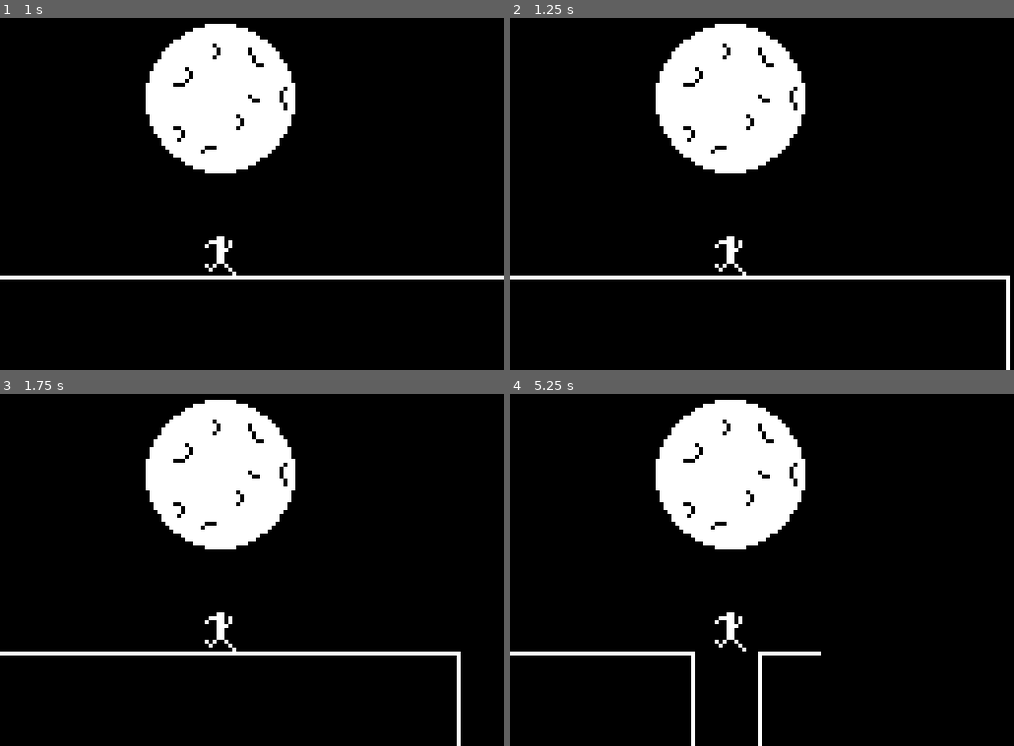
Above: before the commit, frames 1-4 (two rows, left to right).
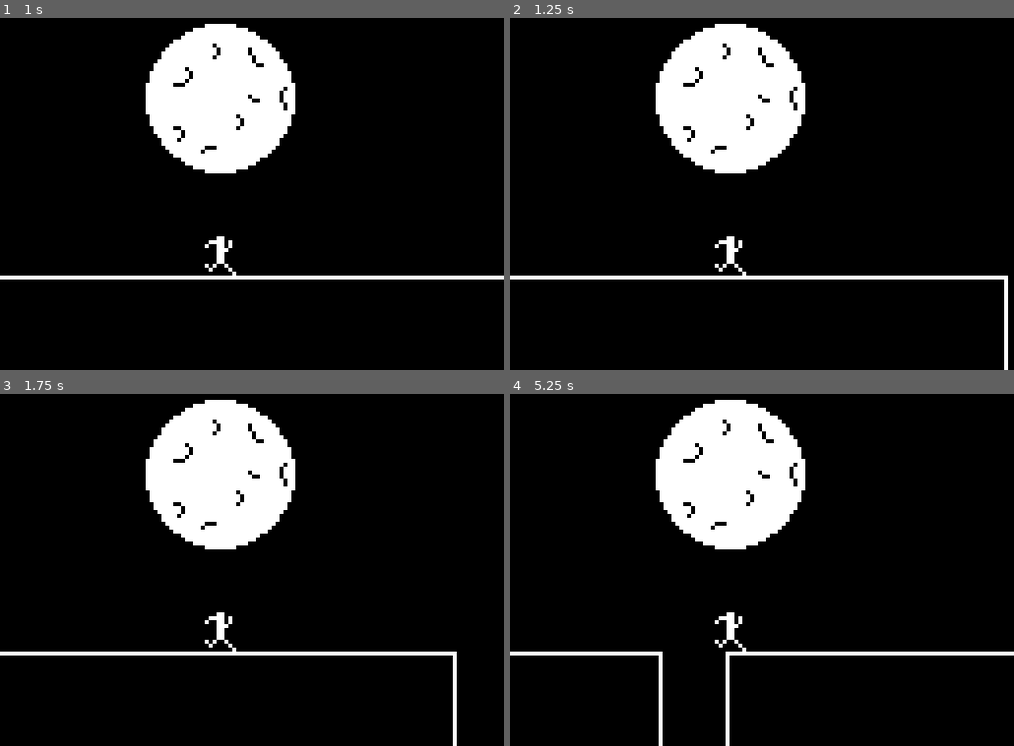
Above: after the commit, the same moments.

Repository: skarnl/godot--gwj48
Game: Godot game, scene res://screens/splash.tscn
Two runs of this game, one before a commit and one after it. Both use one fixed random seed, a clock stepped at 60 frames per second and the inputs below.
Inputs:
- Up to frame 1 (1 s): tap Enter (ui_accept) at 0.5, 0.77 s; hold Right (ui_right) from 0.53 s (still down)
- Up to frame 2 (1.25 s): keep holding Right (ui_right)
- Up to frame 3 (1.75 s): release Right (ui_right) at 1.28 s; hold Down (ui_down) from 1.28 s (still down); tap Enter (ui_accept) at 1.52 s
- Up to frame 4 (5.25 s): release Down (ui_down) at 2.03 s; hold Right (ui_right) 2.03-2.78 s; hold Up (ui_up) 2.78-3.53 s; tap Enter (ui_accept) at 3.02, 3.77, 4.52 s; hold Left (ui_left) 3.53-5.03 s; hold Down (ui_down) from 5.03 s (still down)

Frame 1 is identical in both runs. In frame 2, 0.2% of the frame differs, in the area x 98-100%, y 73-100%; in frame 3, 0.4%; in frame 4, 1.4%, in the area x 29-100%, y 73-100%.

Commit message:
Working floor generation cycle

Diff:
--- a/entities/floor.gd
+++ b/entities/floor.gd
@@ -1,11 +1,75 @@
 extends Node2D
 
-export var speed := 20
+var TilePrefab = preload("res://entities/tile.tscn")
 
-onready var tile_manager = $TileManager;
+var TILE_WIDTH := 16
+var TILE_HEIGHT := 40
+var SCREEN_WIDTH_IN_TILES := 8
 
-var TILE_WIDTH := 160;
-var START_X_POS := 80;
+export var speed := 20.0
+export var increase_rate := 1.0
+
+var current_tile_index := 0
+
+var tileConfig = {
+
+}
+
+onready var tile_container = $TileContainer
+
+
+# Called when the node enters the scene tree for the first time.
+func _ready() -> void:
+	_initial_generation()
+
+	set_process(false)
+
+
+func start() -> void:
+	set_process(true)
+
 
 func _process(delta: float) -> void:
-	tile_manager.position.x -= delta * speed;
+	position.x -= delta * speed
+
+	speed += increase_rate / 100.0
+
+	print (speed)
+
+
+func _initial_generation() -> void:
+	for _i in range(SCREEN_WIDTH_IN_TILES * 2):
+		generate_next()
+
+
+# Generate the next part
+func generate_next() -> void:
+	var next_tile_index = _determine_tile_index()
+
+	var t = TilePrefab.instance()
+	t.set_frame(next_tile_index) if next_tile_index != -1 else null
+	t.position.x = current_tile_index * TILE_WIDTH
+	t.connect("tile_removed", self, "_on_tile_removed")
+
+	tile_container.add_child(t)
+
+	# hide the gap-tile
+	t.visible = next_tile_index != -1
+	# TODO mark as "gap", for the height?
+
+	current_tile_index += 1
+
+func _on_tile_removed() -> void:
+	print("tile removed, add new one")
+	generate_next()
+
+
+func _determine_tile_index() -> int:
+	var TEMP_fixed_tile_order = [
+		0, 0, 0, 0, 0, 0, 0, 0, 0, 1, -1, 2, 0, 0
+	]
+
+	print ("new index = " + str(current_tile_index % TEMP_fixed_tile_order.size()))
+
+	# TODO eventually make this a random selection based on the current_tile_index
+	return TEMP_fixed_tile_order[current_tile_index % TEMP_fixed_tile_order.size()]
--- a/entities/floor.tscn
+++ b/entities/floor.tscn
@@ -1,12 +1,8 @@
-[gd_scene load_steps=3 format=2]
+[gd_scene load_steps=2 format=2]
 
-[ext_resource path="res://entities/tile_manager.gd" type="Script" id=1]
 [ext_resource path="res://entities/floor.gd" type="Script" id=2]
 
 [node name="Floor" type="Node2D"]
 script = ExtResource( 2 )
 
-[node name="TileManager" type="Node2D" parent="."]
-script = ExtResource( 1 )
-
-[node name="TileContainer" type="Node2D" parent="TileManager"]
+[node name="TileContainer" type="Node2D" parent="."]
--- a/entities/tile.gd
+++ b/entities/tile.gd
@@ -1 +1,15 @@
 extends Sprite
+
+signal tile_removed
+
+onready var visibility_node = $VisibilityNotifier2D
+
+func _ready() -> void:
+	visibility_node.connect("screen_exited", self, "_on_screen_exited")
+	visibility_node.connect("viewport_exited", self, "_on_screen_exited")
+
+
+func _on_screen_exited() -> void:
+	queue_free()
+
+	emit_signal("tile_removed")
--- a/entities/tile.tscn
+++ b/entities/tile.tscn
@@ -1,8 +1,14 @@
-[gd_scene load_steps=2 format=2]
+[gd_scene load_steps=3 format=2]
 
 [ext_resource path="res://assets/images/source/floor-assets.png" type="Texture" id=1]
+[ext_resource path="res://entities/tile.gd" type="Script" id=2]
 
 [node name="Tile" type="Sprite"]
 position = Vector2( 8, 0 )
 texture = ExtResource( 1 )
 hframes = 10
+script = ExtResource( 2 )
+
+[node name="VisibilityNotifier2D" type="VisibilityNotifier2D" parent="."]
+position = Vector2( -3, 0 )
+scale = Vector2( 0.5, 1 )
--- a/entities/tile_manager.gd
+++ /dev/null
@@ -1,51 +0,0 @@
-extends Node2D
-
-var TilePrefab = preload("res://entities/tile.tscn")
-
-var TILE_WIDTH := 16
-var TILE_HEIGHT := 40
-var SCREEN_WIDTH_IN_TILES := 8
-
-var current_tile_index := 0
-
-var tileConfig = {
-
-}
-
-onready var tile_container = $TileContainer
-
-
-# Called when the node enters the scene tree for the first time.
-func _ready() -> void:
-	_initial_generation()
-
-
-func _initial_generation() -> void:
-	for i in range(SCREEN_WIDTH_IN_TILES + 4):
-		generate_next()
-
-
-# Generate the next part
-func generate_next() -> void:
-	var next_tile_index = _determine_tile_index()
-
-	var t = TilePrefab.instance()
-	t.set_frame(next_tile_index)
-	t.position.x = tile_container.get_child_count() * TILE_WIDTH
-
-	tile_container.add_child(t)
-
-	# hide the gap-tile
-	t.visible = next_tile_index != -1
-	# TODO mark as "gap", for the height?
-
-	current_tile_index += 1
-
-
-func _determine_tile_index() -> int:
-	var TEMP_fixed_tile_order = [
-		0, 0, 0, 0, 0, 0, 0, 0, 0, 1, -1, 2, 0, 0
-	]
-
-	# TODO eventually make this a random selection based on the current_tile_index
-	return TEMP_fixed_tile_order[current_tile_index]
--- a/game/game.gd
+++ b/game/game.gd
@@ -1,4 +1,8 @@
 extends Node2D
+
+onready var floor_manager = $Floor
 
 func _ready():
 	print("game")
+
+	floor_manager.start()
--- a/project.godot
+++ b/project.godot
@@ -32,6 +32,10 @@
 window/stretch/mode="2d"
 window/stretch/aspect="keep"
 
+[global]
+
+cell=false
+
 [importer_defaults]
 
 texture={
@@ -56,6 +60,10 @@
 "svg/scale": 1.0
 }
 
+[physics]
+
+2d/cell_size=32
+
 [rendering]
 
 2d/snapping/use_gpu_pixel_snap=true
